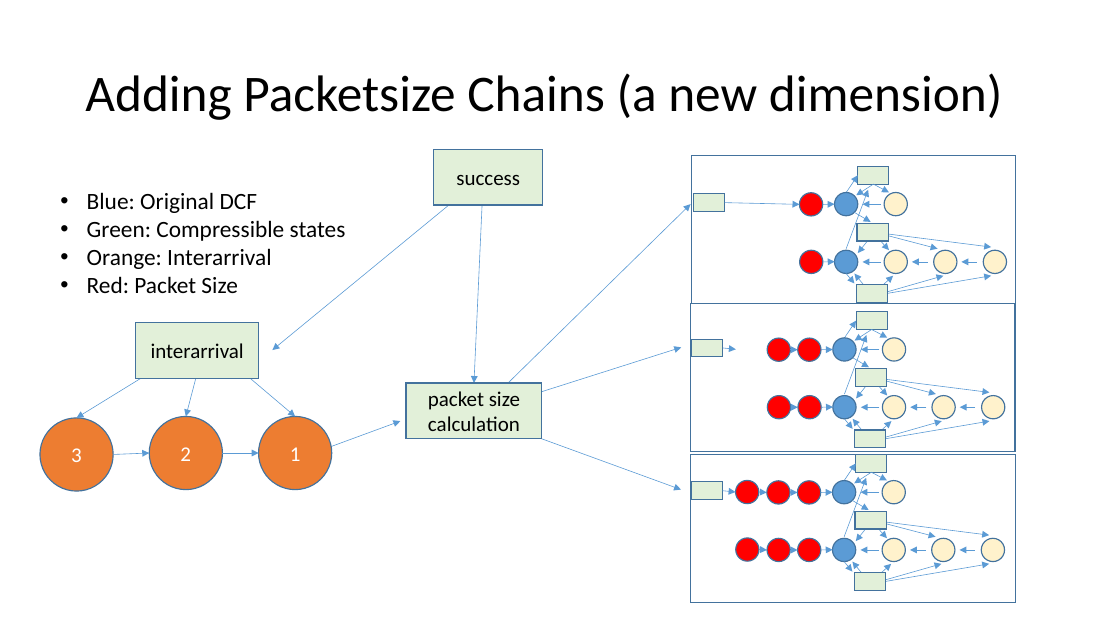
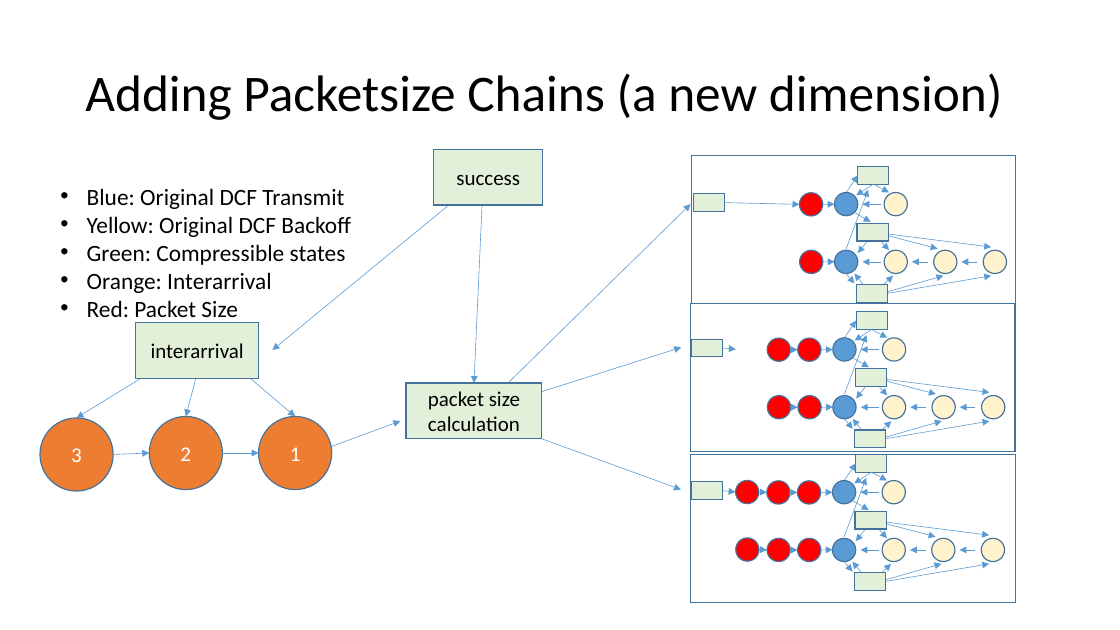
Before and after one commit to tamirh-uci/HeteroTrafficModels, a slide deck: slide 5 of presentation/Compressible States.pptx. Drawn at 1120x630 pixels with LibreOffice and Linux fonts; fonts in the diff are those of the drawing. Boxes give left, top, right and bottom in pixels: in the first picture for what was removed or moved away, otherwise in the second. Text is boxed around its words. In the diff, an @@ line names an element or a change of style, - is before the commit and + after.

```diff
--- a/presentation/Compressible States.pptx
+++ b/presentation/Compressible States.pptx
@@ text at (x1=87, y1=188, x2=351, y2=237): text changed @@
-• Blue: Original DCF
+• Blue: Original DCF Transmit
+• Yellow: Original DCF Backoff
```
Also in this commit, not shown: 2 other slides changed.
